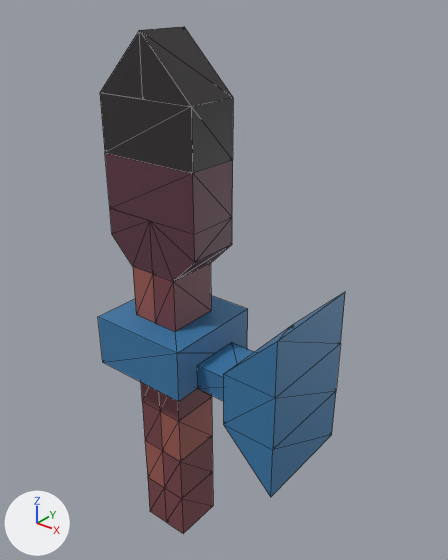
An edit to the glTF model obj/torch.glb, drawn before and after from the same camera.
Before and after are seen from a camera (50 mm lens) standing at (7.18, -7.46, 5.69) and looking at (0.89, 0.41, 0.81). The axes (+X, +Y, +Z) are drawn at lower left. The lights are the same throughout. Mesh edges are drawn as thin lines. Vertices at the same position are counted once.

The first picture shows 'generated(Clone)'.
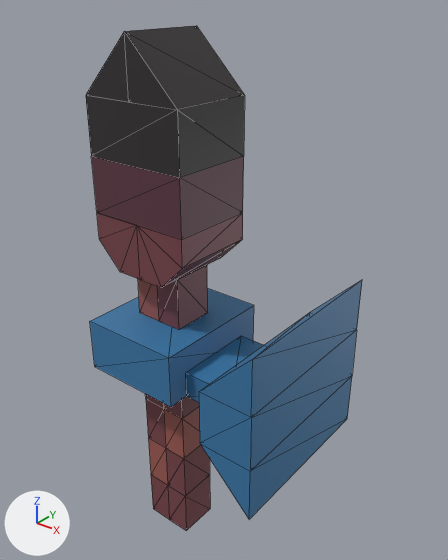
Pixel boxes (x1, y1, x2, y2) of what changed, in the pictures (448 x 560 px; the box of a moved part takes in the faces that stretch with it):
'generated(Clone)', reshaped (12% wider)
    before: (98, 27, 345, 534)
    after: (86, 26, 362, 531)
part 1 of me_instance, moved or reshaped
    before: (141, 382, 213, 534)
    after: (145, 393, 210, 531)
part 2 of me_instance, added (blue)
    after: (186, 336, 264, 402)
part 3 of me_instance, moved or reshaped
    before: (223, 293, 345, 497)
    after: (199, 280, 362, 519)
part 4 of me_instance, added (blue)
    after: (90, 288, 254, 407)
part 5 of me_instance, rebuilt (19% wider, 14% shorter)
    before: (100, 27, 233, 332)
    after: (86, 26, 245, 288)
part 6 of me_instance, deleted (blue)
    before: (197, 342, 254, 401)
part 7 of me_instance, built on
    before: (98, 295, 248, 401)
    after: (138, 265, 208, 330)

Edits to the bpy script that builds the scene:
```text
Change me_instance:
    used by ob_generated_clone; location = (0.0, 0.0, 0.0)
    remove me_instance.from_pydata(...)  # 92 vertices, 244 faces; spans x -1.0..3.0, y -1.0..1.0, z -5.0..5.0
    add me_instance.from_pydata(...)  # 98 vertices, 244 faces; spans x -1.0..3.0, y -1.6..1.6, z -5.0..5.0
    me_instance part 1: the loose piece of 30 vertices spanning x -0.5..0.5, y -0.5..0.5, z -5.0..-1.0 is scaled about its middle by (1, 0.8, 1)
    me_instance part 2: a new loose piece, a box spanning x 1.0..2.0, y -0.8..0.8, z -1.0..-0.5, in mat_torch
    me_instance part 3: the loose piece of 12 vertices spanning x 2.0..3.0, y -1.0..1.0, z -2.0..1.0 is scaled about its middle by (1, 1.6, 1)
    me_instance part 4: a new loose piece, a box spanning x -1.0..1.0, y -1.2..1.2, z -1.0..0.0, in mat_torch
    me_instance part 5: the loose piece of 34 vertices spanning x -1.0..1.0, y -0.5..0.5, z 0.0..5.0 is rebuilt with 28 vertices and now spans x -1.0..1.0, y -0.8..0.8, z 1.0..5.0
    me_instance part 6: the loose piece of 8 vertices spanning x 1.0..2.0, y -0.5..0.5, z -1.0..-0.5 is deleted
    me_instance part 7
    8 vertices are removed from x -1.0..1.0, y -1.0..1.0, z -1.0..0.0
    12 faces are deleted
    6 vertices are added at (0.0, -0.4, 0.0), (-0.5, -0.4, 0.0), (0.0, -0.4, 1.0), (-0.5, -0.4, 1.0), (0.5, -0.4, 0.0), (0.5, -0.4, 1.0)
    6 new vertices lie (0.0, 0.8, 0.0) away from vertices in x -0.5..0.5, y -0.4, z 0.0..1.0
    24 new faces join them
```
